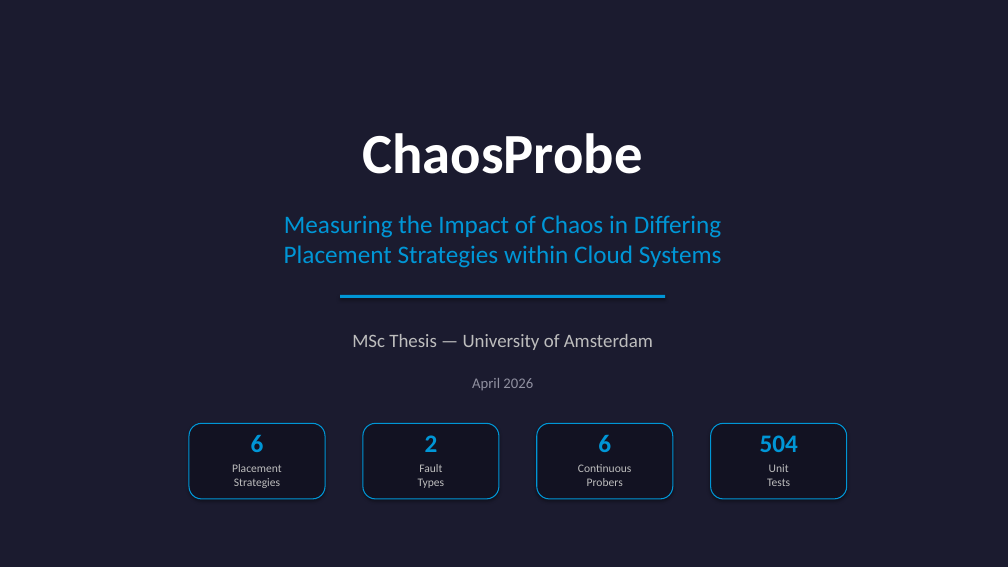
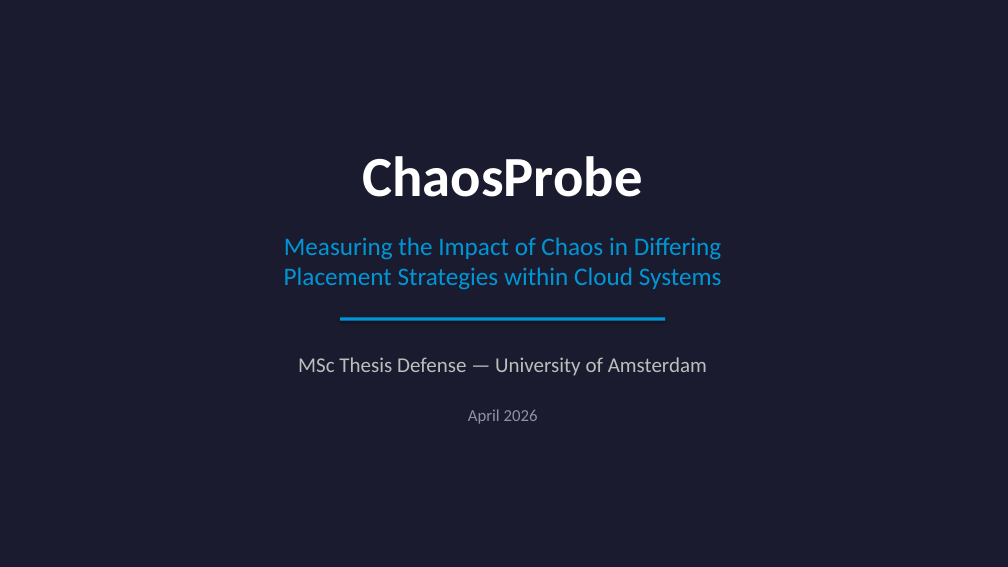
Before and after one commit to yhu02/uva-msc-thesis, a slide deck: slide 1 of ChaosProbe_Presentation.pptx. Drawn at 1008x567 pixels with LibreOffice and Linux fonts; fonts in the diff are those of the drawing. Boxes give left, top, right and bottom in pixels: in the first picture for what was removed or moved away, otherwise in the second. Text is boxed around its words. In the diff, an @@ line names an element or a change of style, - is before the commit and + after.

```diff
--- a/ChaosProbe_Presentation.pptx
+++ b/ChaosProbe_Presentation.pptx
@@ 2 texts, 1 rectangle moved together from (x1=284, y1=133, x2=722, y2=298) to (x1=284, y1=156, x2=722, y2=321) @@
@@ text at (x1=298, y1=357, x2=707, y2=376): text changed; size 18 to 20 pt @@
-MSc Thesis — University of Amsterdam
+MSc Thesis Defense — University of Amsterdam
@@ text "April 2026" moved from (x1=472, y1=378, x2=533, y2=390) to (x1=468, y1=409, x2=538, y2=424) @@
@@ text "April 2026" at (x1=468, y1=409, x2=538, y2=424): size 14 to 16 pt @@
@@ rounded rectangle removed at (x1=189, y1=423, x2=325, y2=499) @@
@@ text removed at (x1=251, y1=435, x2=264, y2=452) @@
-6
@@ rounded rectangle removed at (x1=363, y1=423, x2=499, y2=499) @@
@@ text removed at (x1=425, y1=435, x2=438, y2=452) @@
-2
@@ rounded rectangle removed at (x1=537, y1=423, x2=673, y2=499) @@
@@ text removed at (x1=598, y1=435, x2=611, y2=452) @@
-6
@@ rounded rectangle removed at (x1=711, y1=423, x2=847, y2=499) @@
@@ text removed at (x1=760, y1=435, x2=798, y2=452) @@
-504
@@ text removed at (x1=232, y1=464, x2=282, y2=488) @@
-Placement
-Strategies
@@ text removed at (x1=418, y1=464, x2=445, y2=488) @@
-Fault
-Types
@@ text removed at (x1=578, y1=464, x2=632, y2=486) @@
-Continuous
-Probers
@@ text removed at (x1=767, y1=464, x2=790, y2=486) @@
-Unit
-Tests
```
Also in this commit, not shown: 3 other slides changed, 11 slides added, 14 slides removed, 18 other files.
